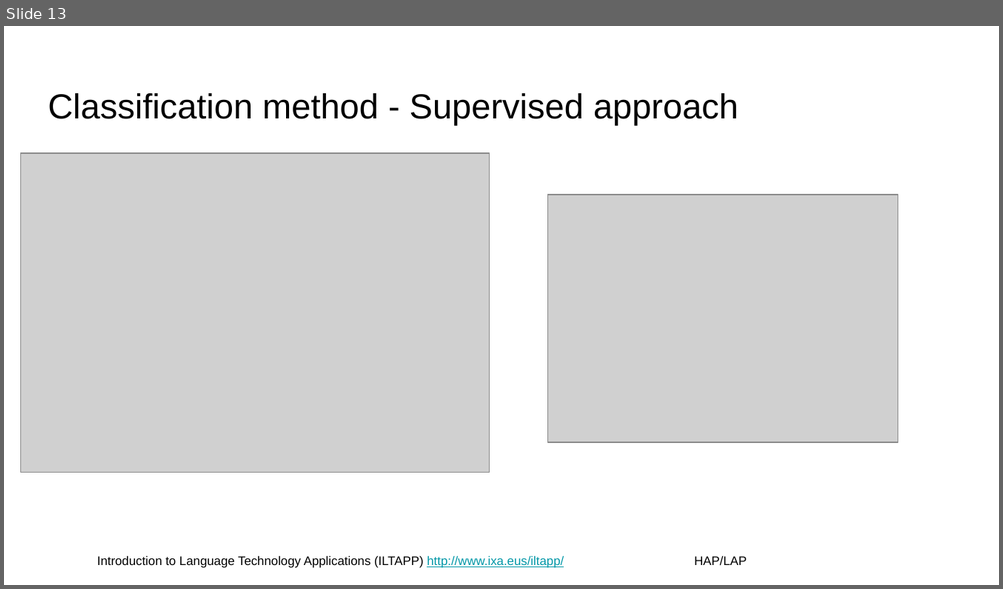
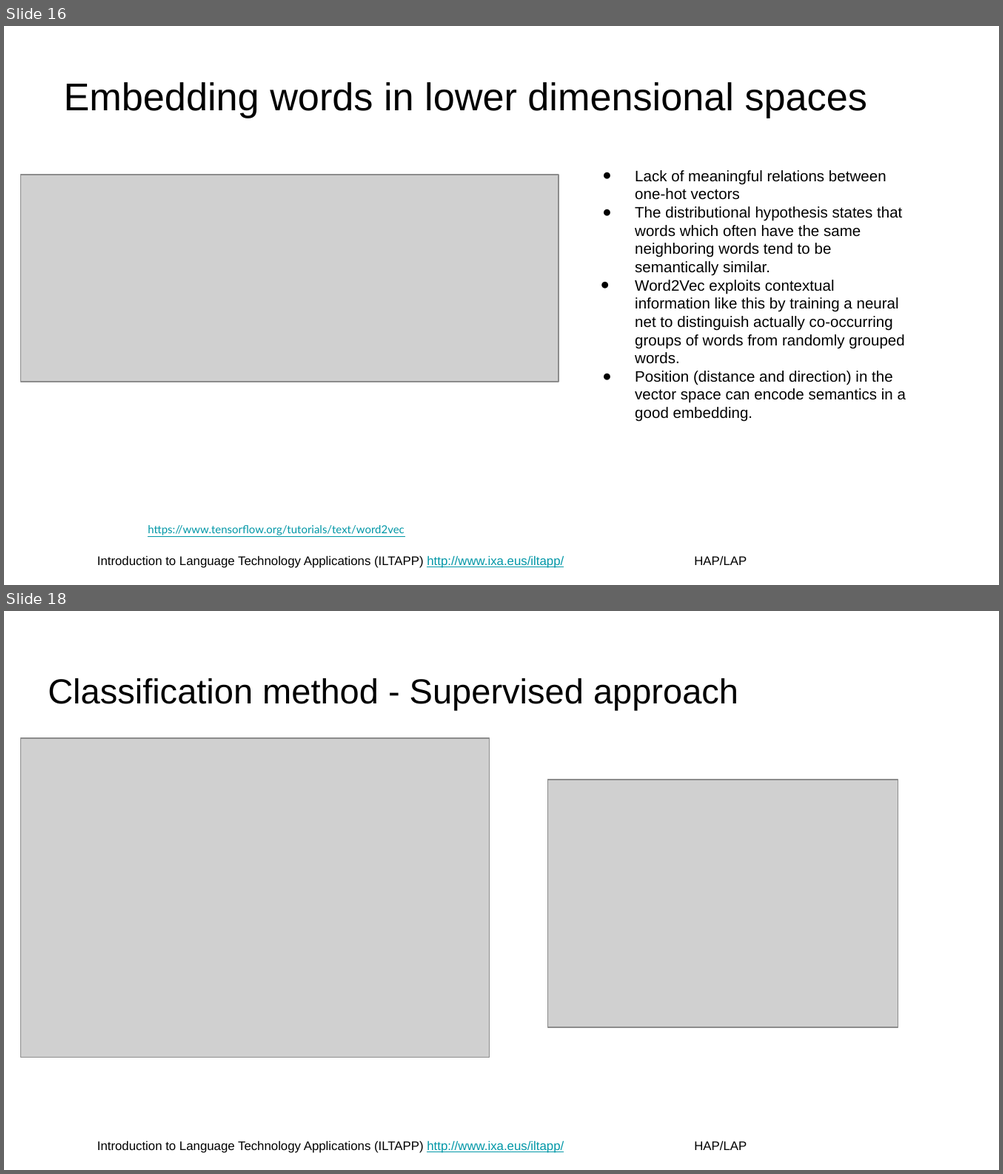
Before and after one commit to juletx/nlp-applications, a slide deck: slides/02-text-classification.pptx. Shown one above the other, each under a label of ours: slide 13 before the commit, slides 16 and 18 after it; the slides between them are not shown. The pictures are 1003x589 and 1003x1174 pixels, drawn with LibreOffice and Linux fonts; fonts in the diff are those of the drawing; grey boxes stand for pictures; background and template pictures are left out. Boxes give left, top, right and bottom in pixels: in the first picture for what was removed or moved away, otherwise in the second. Text is boxed around its words. In the diff, an @@ line names an element or a change of style, - is before the commit and + after.

```diff
--- a/slides/02-text-classification.pptx
+++ b/slides/02-text-classification.pptx
@@ slide 16 added at [4, 26, 999, 585], background #FFFFFF; not listed: 1 template element that a slide beside it also shows @@
@@ title added at [64, 82, 867, 118], 28 pt, text #000000 @@
+Embedding words in lower dimensional spaces
@@ picture added at [21, 175, 559, 382] @@
@@ text added at [634, 170, 905, 422], 11 pt, text #000000 @@
+● Lack of meaningful relations between one-hot vectors
+● The distributional hypothesis states that words which often have the same neighboring words tend to be semantically similar.
+● Word2Vec exploits contextual information like this by training a neural net to distinguish actually co-occurring groups of words from randomly grouped words.
+● Position (distance and direction) in the vector space can encode semantics in a good embedding.
@@ text added at [148, 526, 404, 536], 8 pt, text #0097A7, underline @@
+https://www.tensorflow.org/tutorials/text/word2vec
@@ what was slide 13 is now slide 18 @@
```
Also in this commit, not shown: 1 slide changed, 7 other slides added, 1 other file.
